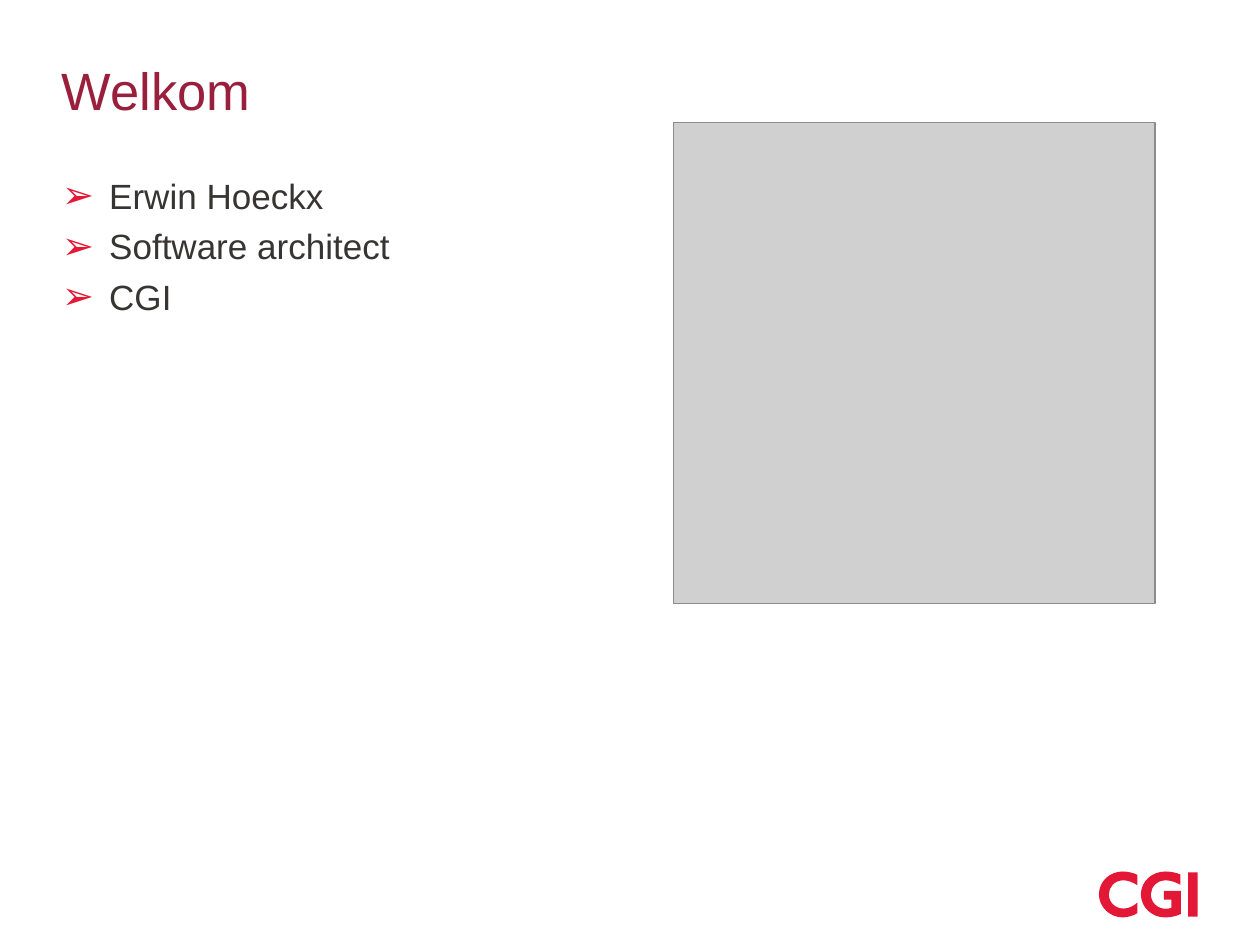
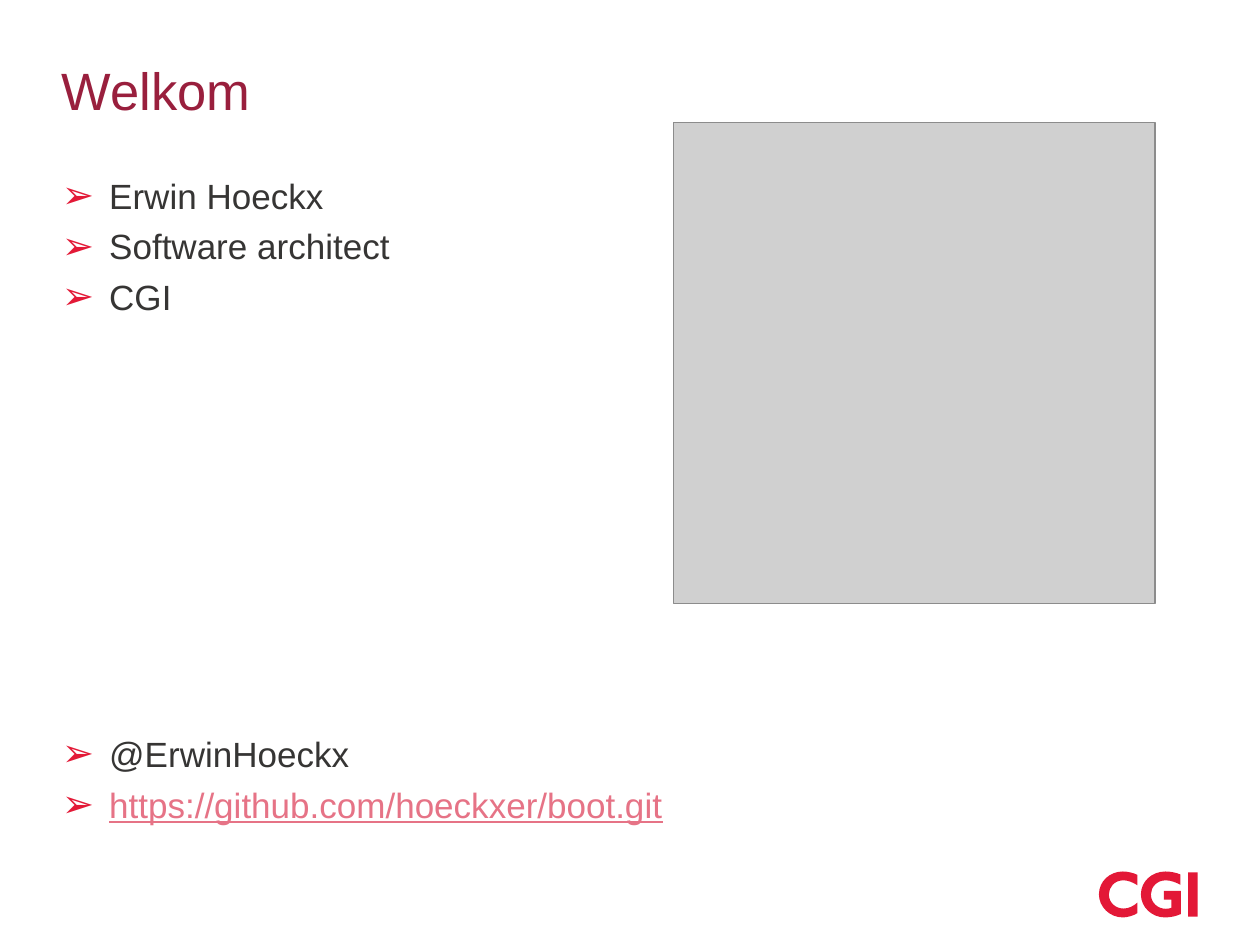
Before and after one commit to hawkeye-bot/boot, a slide deck: slide 2 of Springboot.pptx. Drawn at 1260x945 pixels with LibreOffice and Linux fonts; fonts in the diff are those of the drawing; grey boxes stand for pictures; background and template pictures are left out. Boxes give left, top, right and bottom in pixels: in the first picture for what was removed or moved away, otherwise in the second. Text is boxed around its words. In the diff, an @@ line names an element or a change of style, - is before the commit and + after.

```diff
--- a/Springboot.pptx
+++ b/Springboot.pptx
@@ text at <box>109,741,662,824</box>: paragraphs added @@
+➢ @ErwinHoeckx
+➢ https://github.com/hoeckxer/boot.git
```
Also in this commit, not shown: 6 other slides changed, 7 slides added, 4 slides removed, 12 other files.
